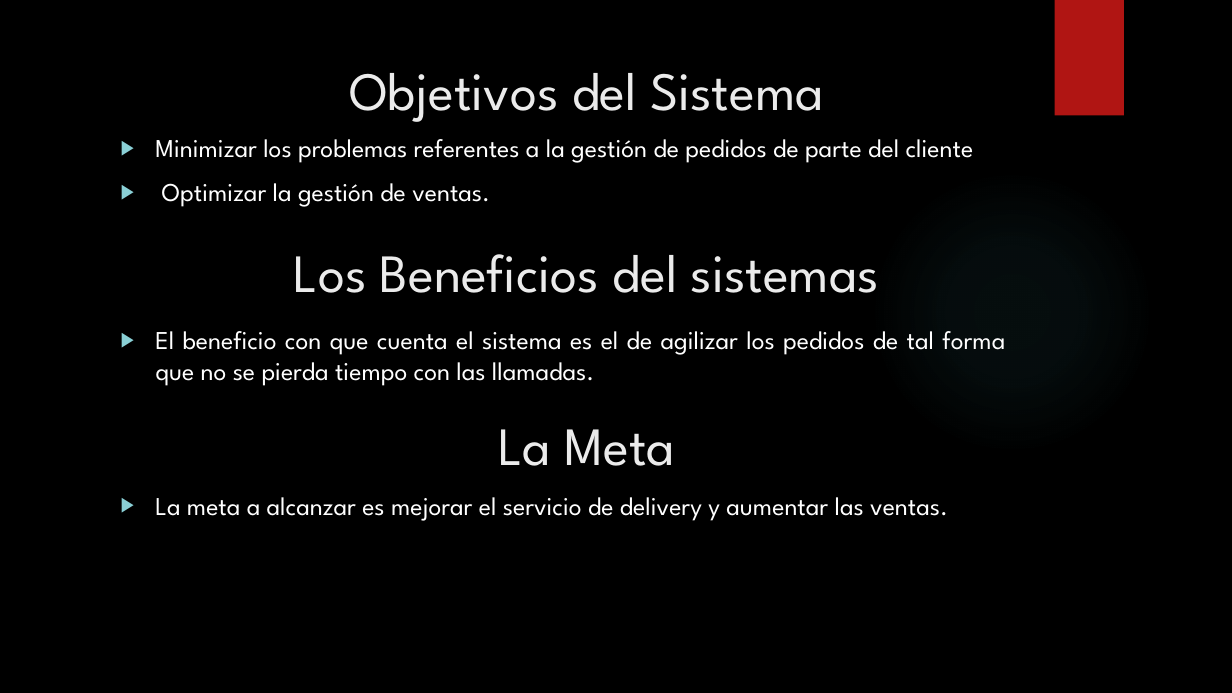
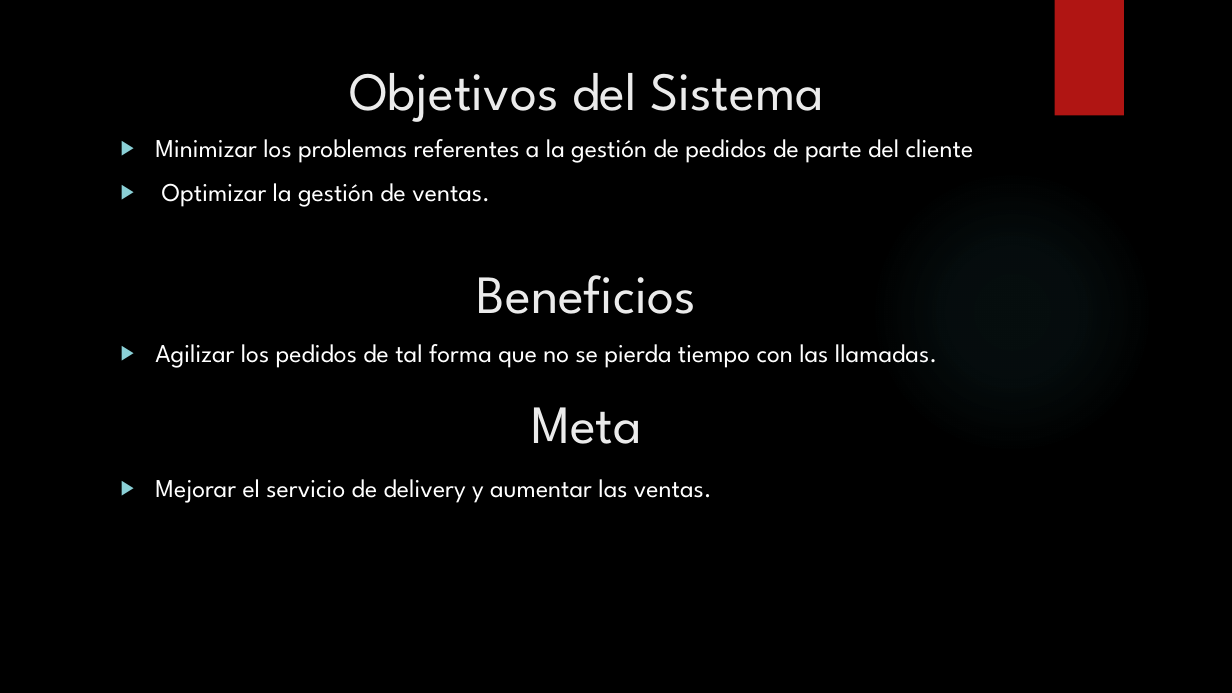
Before and after one commit to francben/proyectoDeliberyApp, a slide deck: slide 5 of Presentacion de Clase.pptx. Drawn at 1232x693 pixels with LibreOffice and Linux fonts; fonts in the diff are those of the drawing; background and template pictures are left out. Boxes give left, top, right and bottom in pixels: in the first picture for what was removed or moved away, otherwise in the second. Text is boxed around its words. In the diff, an @@ line names an element or a change of style, - is before the commit and + after.

```diff
--- a/Presentacion de Clase.pptx
+++ b/Presentacion de Clase.pptx
@@ text at (477, 275, 696, 314): text changed @@
-Los Beneficios del sistemas
+Beneficios
@@ text at (155, 344, 937, 368): text changed @@
-▶ El beneficio con que cuenta el sistema es el de agilizar los pedidos de tal forma que no se pierda tiempo con las llamadas.
+▶ Agilizar los pedidos de tal forma que no se pierda tiempo con las llamadas.
@@ text at (531, 407, 642, 444): text changed @@
-La Meta
+Meta
@@ text at (155, 479, 712, 503): text changed @@
-▶ La meta a alcanzar es mejorar el servicio de delivery y aumentar las ventas.
+▶ Mejorar el servicio de delivery y aumentar las ventas.
```
Also in this commit, not shown: 11 other slides changed.
